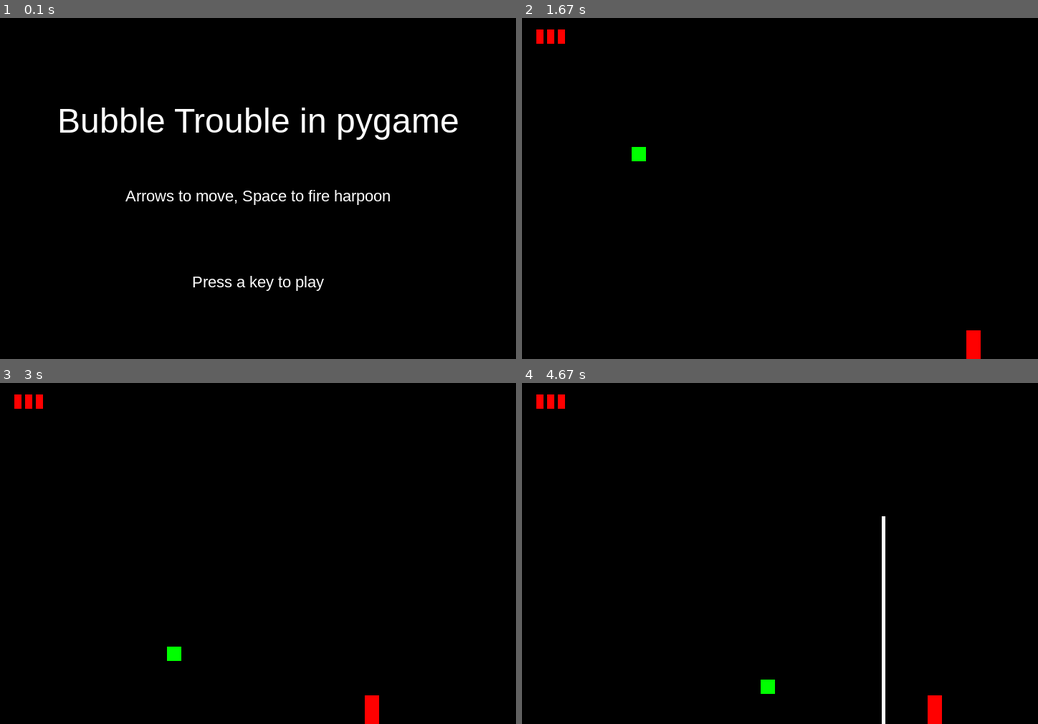
Above: before the commit, frames 1-4 (two rows, left to right).
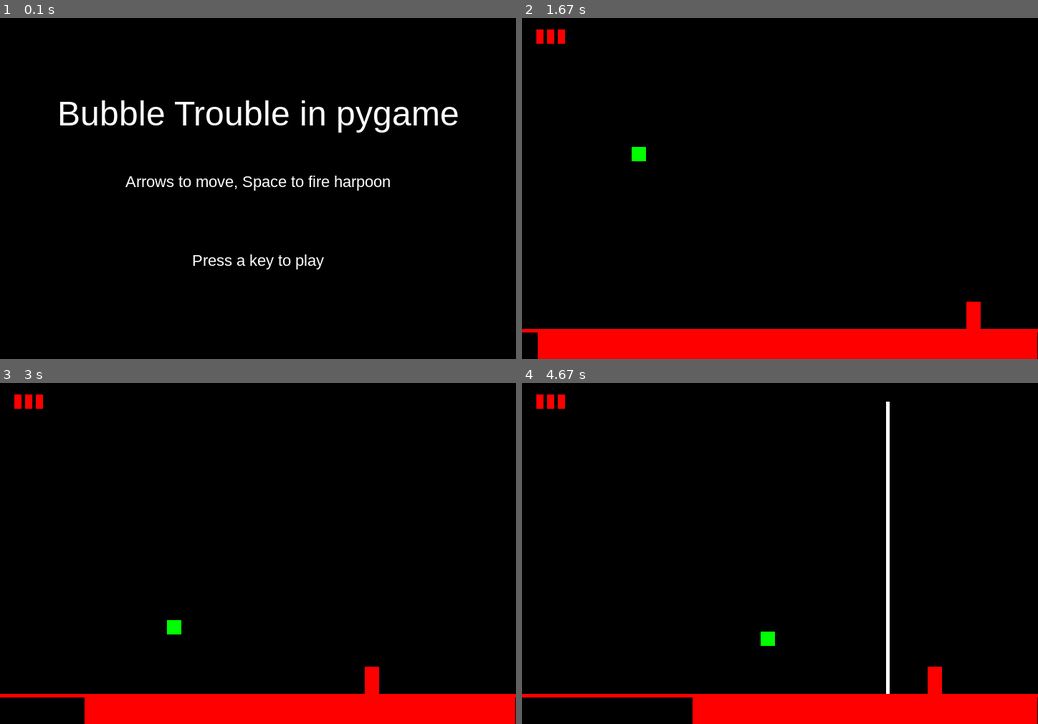
Above: after the commit, the same moments.

Repository: ratchek/bubble-trouble-pygame
Game: pygame game, started from src/game.py
Two runs of this game, one before a commit and one after it. Both use one fixed random seed, a clock stepped at 60 frames per second and the inputs below.
Inputs:
- Up to frame 1 (0.1 s): no input
- Up to frame 2 (1.67 s): tap Enter at 0.33 s; hold Right 1.17-1.63 s
- Up to frame 3 (3 s): hold Left 1.67-2.2 s; hold Left 2.23-2.63 s; hold Right from 2.67 s (still down)
- Up to frame 4 (4.67 s): release Right at 3.3 s; tap Space at 3.33, 3.73, 4.03, 4.23, 4.53 s; hold Left 3.67-4.13 s; hold Right 4.17-4.63 s

The runs differ from the first frame. In frame 1, 4.3% of the frame differs, in the area x 11-89%, y 24-81%; in frame 2, 8.6%, in the area x 0-100%, y 83-100%; in frame 3, 7.8%; in frame 4, 7.4%.

Commit message:
Add console and basic timer

Diff:
--- a/src/bubble.py
+++ b/src/bubble.py
@@ -19,7 +19,7 @@
     def update(self):
         self.rect.x += self.speed_x
         self.rect.y += self.speed_y
-        if self.rect.bottom >= HEIGHT:
+        if self.rect.bottom >= GAME_FLOOR:
             self.speed_y *= -1
         elif self.speed_y <= BUBBLE_MAX_SPEEDS[self.stage]:
             self.speed_y += self.gravity
--- a/src/game.py
+++ b/src/game.py
@@ -49,6 +49,9 @@
         player_x_coords  = LEVELS[level]["player"]["x"]
         player_y_coords  = LEVELS[level]["player"]["y"]
         self.player.rect.midbottom = (player_x_coords, player_y_coords)
+        self.level_start_time = pygame.time.get_ticks()
+        temp_time = 10
+        self.level_end_time = self.level_start_time + (temp_time * 1000)
 
     def run(self):
         # game loop
@@ -82,6 +85,7 @@
         # draw stuff
         self.screen.fill(BG_COLOR)
         self.all_sprites.draw(self.screen)
+        Graphics.draw_console(game)
         Graphics.draw_lives(game)
         # after drawing everything, flip the display
         pygame.display.flip()
@@ -107,8 +111,10 @@
             else:
                 self.load_level(self.current_level)
 
+        # did time run out?
+        end_of_time = pygame.time.get_ticks() >= self.level_end_time
         hits = pygame.sprite.spritecollide(self.player, self.bubbles, False)
-        if hits:
+        if hits or end_of_time:
             self.player.lives -= 1
             if self.player.lives <= 0:
                 self.game_over()
--- a/src/graphics.py
+++ b/src/graphics.py
@@ -6,9 +6,9 @@
     def show_start_screen(game):
         # game splash/start screen
         game.screen.fill(BG_COLOR)
-        Graphics.draw_text(game, TITLE, 48, WHITE, WIDTH / 2, HEIGHT / 4)
-        Graphics.draw_text(game, TITLE_SCREEN_INSTRUCTIONS, 22, WHITE, WIDTH / 2, HEIGHT / 2)
-        Graphics.draw_text(game, "Press a key to play", 22, WHITE, WIDTH / 2, HEIGHT * 3 / 4)
+        Graphics.draw_text(game, TITLE, 48, WHITE, WIDTH / 2, GAME_FLOOR / 4)
+        Graphics.draw_text(game, TITLE_SCREEN_INSTRUCTIONS, 22, WHITE, WIDTH / 2, GAME_FLOOR / 2)
+        Graphics.draw_text(game, "Press a key to play", 22, WHITE, WIDTH / 2, GAME_FLOOR * 3 / 4)
         pygame.display.flip()
         Graphics.wait_for_key(game)
 
@@ -18,25 +18,25 @@
         if not game.running:
             return
         game.screen.fill(BG_COLOR)
-        Graphics.draw_text(game, "GAME OVER", 48, WHITE, WIDTH / 2, HEIGHT / 4)
-        Graphics.draw_text(game, "Score: {}".format(game.score) ,  22, WHITE, WIDTH / 2, HEIGHT / 2)
-        Graphics.draw_text(game, "Press a key to play again", 22, WHITE, WIDTH / 2, HEIGHT * 3 / 4)
+        Graphics.draw_text(game, "GAME OVER", 48, WHITE, WIDTH / 2, GAME_FLOOR / 4)
+        Graphics.draw_text(game, "Score: {}".format(game.score) ,  22, WHITE, WIDTH / 2, GAME_FLOOR / 2)
+        Graphics.draw_text(game, "Press a key to play again", 22, WHITE, WIDTH / 2, GAME_FLOOR * 3 / 4)
         pygame.display.flip()
         Graphics.wait_for_key(game)
 
     @staticmethod
     def show_level_screen(game, level):
         game.screen.fill(BG_COLOR)
-        Graphics.draw_text(game, "LEVEL " + str(level + 1), 48, WHITE, WIDTH / 2, HEIGHT / 4)
+        Graphics.draw_text(game, "LEVEL " + str(level + 1), 48, WHITE, WIDTH / 2, GAME_FLOOR / 4)
         pygame.display.flip()
         pygame.time.wait(int(LEVEL_SCREEN_PAUSE * 1000))
 
     @staticmethod
     def show_winner_screen(game):
         game.screen.fill(BG_COLOR)
-        Graphics.draw_text(game, "CONGRATULATIONS!" , 48, WHITE, WIDTH / 2, HEIGHT / 4)
-        Graphics.draw_text(game, "You won!!!" ,  22, WHITE, WIDTH / 2, HEIGHT / 2)
-        Graphics.draw_text(game, "Press a key to play again", 22, WHITE, WIDTH / 2, HEIGHT * 3 / 4)
+        Graphics.draw_text(game, "CONGRATULATIONS!" , 48, WHITE, WIDTH / 2, GAME_FLOOR / 4)
+        Graphics.draw_text(game, "You won!!!" ,  22, WHITE, WIDTH / 2, GAME_FLOOR / 2)
+        Graphics.draw_text(game, "Press a key to play again", 22, WHITE, WIDTH / 2, GAME_FLOOR * 3 / 4)
         pygame.display.flip()
         Graphics.wait_for_key(game)
 
@@ -77,3 +77,21 @@
             y = FIRST_LIFE_ICON_Y_POSITION
             rect.topleft = (x,y)
             game.screen.blit(life_icon, rect)
+
+    @staticmethod
+    def draw_console(game):
+        y = HEIGHT - CONSOLE_HEIGHT
+        pygame.draw.line(game.screen, CONSOLE_BORDER_LINE_COLOR, (0,y), (WIDTH,y), CONSOLE_BORDER_LINE_WIDTH)
+        Graphics.draw_timer(game)
+
+
+    @staticmethod
+    def draw_timer(game):
+        top = HEIGHT - TIMER_HEIGHT
+        total_level_time = game.level_end_time - game.level_start_time
+        current_level_time = game.level_end_time - pygame.time.get_ticks()
+        fill_ratio =  current_level_time/total_level_time
+        width = WIDTH * fill_ratio
+        left = WIDTH - width
+        time_left_rect = pygame.Rect(left, top, width, TIMER_HEIGHT)
+        pygame.draw.rect(game.screen, TIMER_COLOR, time_left_rect)
--- a/src/levels.py
+++ b/src/levels.py
@@ -14,24 +14,24 @@
                     ],
             "player":{
                         "x": 4 * WIDTH /5 ,
-                        "y": HEIGHT,
-                     },
-            },
-
-            {
-            "bubbles":[
-                        {
-                        "x": WIDTH/5,
-                        "y": 60,
-                        "stage": 2,
-                        "color": BLUE,
-                        "speed_x": BUBBLE_HORIZONTAL_SPEED,
-                        "speed_y": 0,
-                        },
-                    ],
-            "player":{
-                        "x": 4 * WIDTH /5 ,
-                        "y": HEIGHT,
+                        "y": GAME_FLOOR,
+                     },
+            },
+
+            {
+            "bubbles":[
+                        {
+                        "x": WIDTH/5,
+                        "y": 60,
+                        "stage": 2,
+                        "color": BLUE,
+                        "speed_x": BUBBLE_HORIZONTAL_SPEED,
+                        "speed_y": 0,
+                        },
+                    ],
+            "player":{
+                        "x": 4 * WIDTH /5 ,
+                        "y": GAME_FLOOR,
                      },
             },
             {
@@ -64,55 +64,55 @@
                     ],
             "player":{
                         "x": WIDTH /2 ,
-                        "y": HEIGHT,
-                     },
-            },
-            {
-            "bubbles":[
-                        {
-                        "x": WIDTH/5,
-                        "y": 60,
-                        "stage": 2,
-                        "color": BLUE,
-                        "speed_x": BUBBLE_HORIZONTAL_SPEED,
-                        "speed_y": 0,
-                        },
-                        {
-                        "x": WIDTH/5 + 1*(10 + BUBBLE_SIZES[2]),
-                        "y": 60,
-                        "stage": 2,
-                        "color": YELLOW,
-                        "speed_x": BUBBLE_HORIZONTAL_SPEED,
-                        "speed_y": 0,
-                        },
-                        {
-                        "x": WIDTH/5 + 2*(10 + BUBBLE_SIZES[2]),
-                        "y": 60,
-                        "stage": 2,
-                        "color": BLUE,
-                        "speed_x": BUBBLE_HORIZONTAL_SPEED,
-                        "speed_y": 0,
-                        },
-                        {
-                        "x": WIDTH/5 + 3*(10 + BUBBLE_SIZES[2]),
-                        "y": 60,
-                        "stage": 2,
-                        "color": YELLOW,
-                        "speed_x": BUBBLE_HORIZONTAL_SPEED,
-                        "speed_y": 0,
-                        },
-                        {
-                        "x": WIDTH/5 + 4*( 10 + BUBBLE_SIZES[2]),
-                        "y": 60,
-                        "stage": 2,
-                        "color": BLUE,
-                        "speed_x": BUBBLE_HORIZONTAL_SPEED,
-                        "speed_y": 0,
-                        },
-                    ],
-            "player":{
-                        "x": 4 * WIDTH /5 ,
-                        "y": HEIGHT,
+                        "y": GAME_FLOOR,
+                     },
+            },
+            {
+            "bubbles":[
+                        {
+                        "x": WIDTH/5,
+                        "y": 60,
+                        "stage": 2,
+                        "color": BLUE,
+                        "speed_x": BUBBLE_HORIZONTAL_SPEED,
+                        "speed_y": 0,
+                        },
+                        {
+                        "x": WIDTH/5 + 1*(10 + BUBBLE_SIZES[2]),
+                        "y": 60,
+                        "stage": 2,
+                        "color": YELLOW,
+                        "speed_x": BUBBLE_HORIZONTAL_SPEED,
+                        "speed_y": 0,
+                        },
+                        {
+                        "x": WIDTH/5 + 2*(10 + BUBBLE_SIZES[2]),
+                        "y": 60,
+                        "stage": 2,
+                        "color": BLUE,
+                        "speed_x": BUBBLE_HORIZONTAL_SPEED,
+                        "speed_y": 0,
+                        },
+                        {
+                        "x": WIDTH/5 + 3*(10 + BUBBLE_SIZES[2]),
+                        "y": 60,
+                        "stage": 2,
+                        "color": YELLOW,
+                        "speed_x": BUBBLE_HORIZONTAL_SPEED,
+                        "speed_y": 0,
+                        },
+                        {
+                        "x": WIDTH/5 + 4*( 10 + BUBBLE_SIZES[2]),
+                        "y": 60,
+                        "stage": 2,
+                        "color": BLUE,
+                        "speed_x": BUBBLE_HORIZONTAL_SPEED,
+                        "speed_y": 0,
+                        },
+                    ],
+            "player":{
+                        "x": 4 * WIDTH /5 ,
+                        "y": GAME_FLOOR,
                      },
             },
             {
@@ -160,55 +160,55 @@
                     ],
             "player":{
                         "x": 4 * WIDTH /5 ,
-                        "y": HEIGHT,
-                     },
-            },
-            {
-            "bubbles":[
-                        {
-                        "x": WIDTH/5,
-                        "y": 60,
-                        "stage": 2,
-                        "color": BLUE,
-                        "speed_x": BUBBLE_HORIZONTAL_SPEED,
-                        "speed_y": 0,
-                        },
-                        {
-                        "x": WIDTH/5 + 1*(10 + BUBBLE_SIZES[2]),
-                        "y": 160,
-                        "stage": 2,
-                        "color": YELLOW,
-                        "speed_x": BUBBLE_HORIZONTAL_SPEED,
-                        "speed_y": 0,
-                        },
-                        {
-                        "x": WIDTH/5 + 2*(10 + BUBBLE_SIZES[2]),
-                        "y": 60,
-                        "stage": 2,
-                        "color": BLUE,
-                        "speed_x": BUBBLE_HORIZONTAL_SPEED,
-                        "speed_y": 0,
-                        },
-                        {
-                        "x": WIDTH/5 + 3*(10 + BUBBLE_SIZES[2]),
-                        "y": 160,
-                        "stage": 2,
-                        "color": YELLOW,
-                        "speed_x": BUBBLE_HORIZONTAL_SPEED,
-                        "speed_y": 0,
-                        },
-                        {
-                        "x": WIDTH/5 + 4*( 10 + BUBBLE_SIZES[2]),
-                        "y": 60,
-                        "stage": 2,
-                        "color": BLUE,
-                        "speed_x": BUBBLE_HORIZONTAL_SPEED,
-                        "speed_y": 0,
-                        },
-                    ],
-            "player":{
-                        "x": 4 * WIDTH /5 ,
-                        "y": HEIGHT,
+                        "y": GAME_FLOOR,
+                     },
+            },
+            {
+            "bubbles":[
+                        {
+                        "x": WIDTH/5,
+                        "y": 60,
+                        "stage": 2,
+                        "color": BLUE,
+                        "speed_x": BUBBLE_HORIZONTAL_SPEED,
+                        "speed_y": 0,
+                        },
+                        {
+                        "x": WIDTH/5 + 1*(10 + BUBBLE_SIZES[2]),
+                        "y": 160,
+                        "stage": 2,
+                        "color": YELLOW,
+                        "speed_x": BUBBLE_HORIZONTAL_SPEED,
+                        "speed_y": 0,
+                        },
+                        {
+                        "x": WIDTH/5 + 2*(10 + BUBBLE_SIZES[2]),
+                        "y": 60,
+                        "stage": 2,
+                        "color": BLUE,
+                        "speed_x": BUBBLE_HORIZONTAL_SPEED,
+                        "speed_y": 0,
+                        },
+                        {
+                        "x": WIDTH/5 + 3*(10 + BUBBLE_SIZES[2]),
+                        "y": 160,
+                        "stage": 2,
+                        "color": YELLOW,
+                        "speed_x": BUBBLE_HORIZONTAL_SPEED,
+                        "speed_y": 0,
+                        },
+                        {
+                        "x": WIDTH/5 + 4*( 10 + BUBBLE_SIZES[2]),
+                        "y": 60,
+                        "stage": 2,
+                        "color": BLUE,
+                        "speed_x": BUBBLE_HORIZONTAL_SPEED,
+                        "speed_y": 0,
+                        },
+                    ],
+            "player":{
+                        "x": 4 * WIDTH /5 ,
+                        "y": GAME_FLOOR,
                      },
             },
             {
@@ -256,7 +256,7 @@
                     ],
             "player":{
                         "x": 4 * WIDTH /5 ,
-                        "y": HEIGHT,
+                        "y": GAME_FLOOR,
                      },
             },
         ]
--- a/src/player.py
+++ b/src/player.py
@@ -8,7 +8,7 @@
         self.image = pygame.Surface((PLAYER_WIDTH, PLAYER_HEIGHT))
         self.image.fill(RED)
         self.rect = self.image.get_rect()
-        self.rect.midbottom =  (WIDTH/2, HEIGHT)
+        self.rect.midbottom =  (WIDTH/2, GAME_FLOOR)
         self.speedx = 0
         self.max_harpoons = 1
         self.lives = NO_OF_LIVES_AT_BEGINNING
--- a/src/settings.py
+++ b/src/settings.py
@@ -7,6 +7,25 @@
 #TITLE = "A GAME"
 #TITLE_SCREEN_INSTRUCTIONS = "Figure it out"
 TITLE_SCREEN_INSTRUCTIONS ="Arrows to move, Space to fire harpoon"
+
+# define colors. Used for development
+WHITE = (255, 255, 255)
+BLACK = (0, 0, 0)
+RED = (255, 0, 0)
+GREEN = (0, 255, 0)
+BLUE = (173,216,230)
+YELLOW = (238,238, 238)
+BG_COLOR = BLACK
+CONSOLE_HEIGHT = 40
+CONSOLE_BORDER_LINE_WIDTH = 5
+CONSOLE_BORDER_LINE_COLOR = RED
+
+TIMER_HEIGHT =CONSOLE_HEIGHT
+TIMER_WIDTH = WIDTH
+TIMER_COLOR = RED
+
+# This is where the bottom of the actual game is
+GAME_FLOOR = HEIGHT - CONSOLE_HEIGHT
 
 PLAYER_WIDTH = 20
 PLAYER_HEIGHT = 40
@@ -31,14 +50,6 @@
 # had mass. This is a quick workaround.
 BUBBLE_HARPOON_SPEED_BOOST = -4
 
-# define colors. Used for development
-WHITE = (255, 255, 255)
-BLACK = (0, 0, 0)
-RED = (255, 0, 0)
-GREEN = (0, 255, 0)
-BLUE = (173,216,230)
-YELLOW = (238,238, 238)
-BG_COLOR = BLACK
 
 
 
